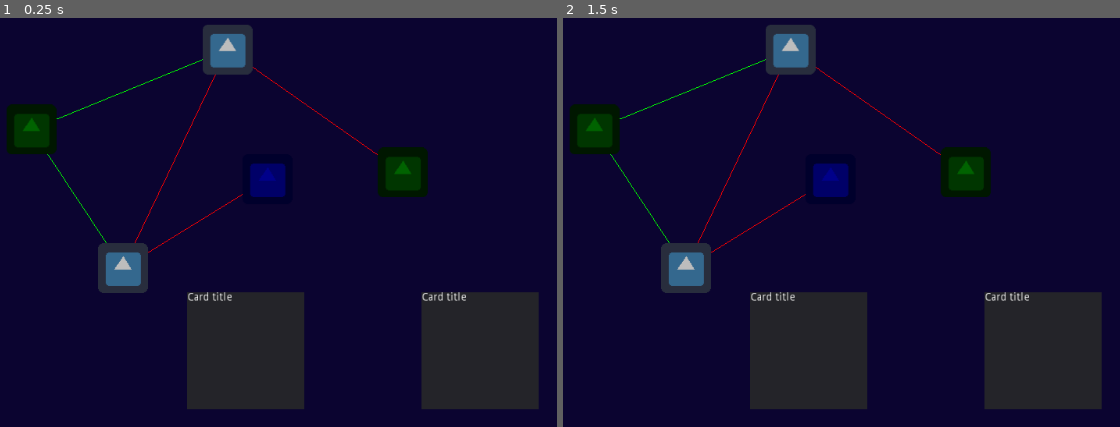
Above: before the commit, frames 1-2 (left to right).
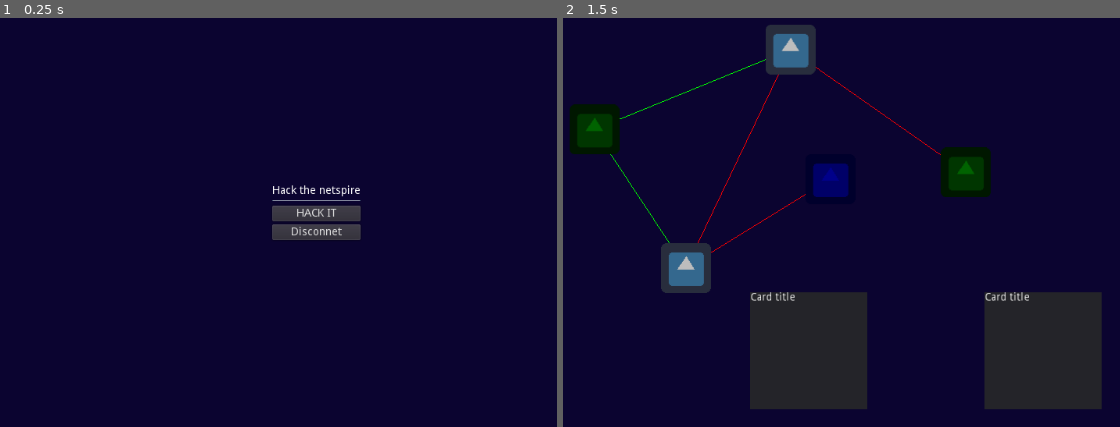
Above: after the commit, the same moments.

Repository: KerDelos/LD48
Game: Godot game, scene res://game/ui/title_page.tscn
Same seed, same stepped clock (60 frames per second), same inputs: the game is played once before the commit and once after it. Before the commit the project starts from res://game/main_scene.tscn. The engine's default icon, where the game draws it, is replaced by a stand-in: a white triangle on a blue panel in a dark square.
Inputs (mouse positions are in pixels of both pictures, inside the frame that each line leads up to):
- Up to frame 1 (0.25 s): no input
- Up to frame 2 (1.5 s): click (880, 214) at 0.5 s, where only the run after the commit has a clickable "HACK IT"; tap Enter at 1.25 s; move the mouse to (596, 128) at 1.27 s; click (596, 128) at 1.42 s

The runs differ from the first frame. In frame 1, 19% of the frame differs, in the area x 1-97%, y 1-96%; in frame 2, nothing differs.
Error before the commit: Invalid call. Nonexistent function 'unselect' in base 'Nil'. (res://game/gameplay/deck.gd:75)

Commit message:
basic menu flow

Diff:
--- a/godot/game/gameplay/deck.gd
+++ b/godot/game/gameplay/deck.gd
@@ -12,11 +12,18 @@
 
 var initial_hand_size = 2
 
+var initial_energy = 4
+var energy;
+
 # Called when the node enters the scene tree for the first time.
 func _ready():
 	shuffle_deck_into_draw_pile()
+	reset_energy()
 	init_hand()
 	spray_hand()
+
+func reset_energy():
+	energy = initial_energy;
 
 func shuffle_deck_into_draw_pile():
 	for card in deck:
@@ -72,6 +79,8 @@
 	floppy.select()
 
 func floppy_released(floppy):
+	if floppy == null:
+		return
 	floppy.unselect()
 	selected_flop = null
 	var netmap = $"../netmap"
@@ -79,3 +88,8 @@
 		if netmap.apply_flop_on_hovered_netn(floppy.stats) :
 			discard(floppy)
 			draw()
+			get_parent().check_for_end()
+
+func can_player_continue():
+	return !hand.empty() and energy > 0
+	#todo actually we should check if there is enough energy to play one of the remaining card
--- a/godot/game/gameplay/net_map.gd
+++ b/godot/game/gameplay/net_map.gd
@@ -3,9 +3,13 @@
 
 var hovered_netn = null
 
+var final_node = null
+
 
 func _ready():
 	for c in get_children():
+		if c.is_final_node:
+			final_node = c
 		c.connect("netn_hovered", self, "on_netn_hovered")
 		c.connect("netn_unhovered", self, "on_netn_unhovered")
 
@@ -21,3 +25,6 @@
 
 func apply_flop_on_hovered_netn(flop_stat):
 	return hovered_netn.receive_flop(flop_stat)
+
+func is_final_node_acquired():
+	return final_node.is_player_controlled
--- /dev/null
+++ b/godot/game/main_scene.gd
@@ -0,0 +1,16 @@
+extends Control
+
+var end_menu = preload("res://game/ui/end_menu.tscn")
+
+func _ready():
+	pass # Replace with function body.
+
+func check_for_end():
+	if $netmap.is_final_node_acquired() :
+		var menu = end_menu.instance()
+		add_child(menu)
+	elif !$deck.can_player_continue():
+		var menu = end_menu.instance()
+		add_child(menu)
+	else:
+		pass
--- a/godot/game/main_scene.tscn
+++ b/godot/game/main_scene.tscn
@@ -1,13 +1,15 @@
-[gd_scene load_steps=4 format=2]
+[gd_scene load_steps=5 format=2]
 
 [ext_resource path="res://game/gameplay/deck.tscn" type="PackedScene" id=1]
 [ext_resource path="res://game/gameplay/net_map.tscn" type="PackedScene" id=2]
 [ext_resource path="res://game/gameplay/floppys/flp_attack.tres" type="Resource" id=3]
+[ext_resource path="res://game/main_scene.gd" type="Script" id=4]
 
 [node name="Control" type="Control"]
 anchor_right = 1.0
 anchor_bottom = 1.0
 mouse_filter = 2
+script = ExtResource( 4 )
 __meta__ = {
 "_edit_use_anchors_": false
 }
--- /dev/null
+++ b/godot/game/ui/end_menu.gd
@@ -0,0 +1,24 @@
+extends Control
+
+
+# Declare member variables here. Examples:
+# var a = 2
+# var b = "text"
+
+
+# Called when the node enters the scene tree for the first time.
+func _ready():
+	pass # Replace with function body.
+
+
+# Called every frame. 'delta' is the elapsed time since the previous frame.
+#func _process(delta):
+#	pass
+
+
+func _on_ButtonRestart_pressed():
+	get_tree().change_scene("res://game/main_scene.tscn")
+
+
+func _on_ButtonReturn_pressed():
+	get_tree().change_scene("res://game/ui/title_page.tscn")
--- /dev/null
+++ b/godot/game/ui/end_menu.tscn
@@ -0,0 +1,72 @@
+[gd_scene load_steps=2 format=2]
+
+[ext_resource path="res://game/ui/end_menu.gd" type="Script" id=1]
+
+[node name="Control" type="Control"]
+anchor_right = 1.0
+anchor_bottom = 1.0
+script = ExtResource( 1 )
+__meta__ = {
+"_edit_use_anchors_": false
+}
+
+[node name="HBoxContainer" type="VBoxContainer" parent="."]
+anchor_left = 0.5
+anchor_top = 0.5
+anchor_right = 0.5
+anchor_bottom = 0.5
+margin_left = -20.0
+margin_top = -20.0
+margin_right = 20.0
+margin_bottom = 20.0
+__meta__ = {
+"_edit_use_anchors_": false
+}
+
+[node name="Label" type="Label" parent="HBoxContainer"]
+margin_right = 99.0
+margin_bottom = 14.0
+text = "Congratulations"
+__meta__ = {
+"_edit_use_anchors_": false
+}
+
+[node name="HSeparator2" type="HSeparator" parent="HBoxContainer"]
+margin_top = 18.0
+margin_right = 99.0
+margin_bottom = 22.0
+__meta__ = {
+"_edit_use_anchors_": false
+}
+
+[node name="Label2" type="Label" parent="HBoxContainer"]
+margin_top = 26.0
+margin_right = 99.0
+margin_bottom = 40.0
+text = "Stats"
+__meta__ = {
+"_edit_use_anchors_": false
+}
+
+[node name="HSeparator" type="HSeparator" parent="HBoxContainer"]
+margin_top = 44.0
+margin_right = 99.0
+margin_bottom = 48.0
+
+[node name="ButtonRestart" type="Button" parent="HBoxContainer"]
+margin_top = 52.0
+margin_right = 99.0
+margin_bottom = 72.0
+text = "Restart"
+
+[node name="ButtonReturn" type="Button" parent="HBoxContainer"]
+margin_top = 76.0
+margin_right = 99.0
+margin_bottom = 96.0
+text = "Main menu"
+__meta__ = {
+"_edit_use_anchors_": false
+}
+
+[connection signal="pressed" from="HBoxContainer/ButtonRestart" to="." method="_on_ButtonRestart_pressed"]
+[connection signal="pressed" from="HBoxContainer/ButtonReturn" to="." method="_on_ButtonReturn_pressed"]
--- /dev/null
+++ b/godot/game/ui/title_page.gd
@@ -0,0 +1,24 @@
+extends Control
+
+
+# Declare member variables here. Examples:
+# var a = 2
+# var b = "text"
+
+
+# Called when the node enters the scene tree for the first time.
+func _ready():
+	pass # Replace with function body.
+
+
+# Called every frame. 'delta' is the elapsed time since the previous frame.
+#func _process(delta):
+#	pass
+
+
+func _on_Play_Button_pressed():
+	get_tree().change_scene("res://game/main_scene.tscn")
+
+
+func _on_Exit_Button_pressed():
+	get_tree().quit()
--- /dev/null
+++ b/godot/game/ui/title_page.tscn
@@ -0,0 +1,59 @@
+[gd_scene load_steps=2 format=2]
+
+[ext_resource path="res://game/ui/title_page.gd" type="Script" id=1]
+
+[node name="Control" type="Control"]
+anchor_left = 0.5
+anchor_top = 0.5
+anchor_right = 0.5
+anchor_bottom = 0.5
+margin_left = -512.0
+margin_top = -300.0
+margin_right = 512.0
+margin_bottom = 300.0
+script = ExtResource( 1 )
+__meta__ = {
+"_edit_use_anchors_": false
+}
+
+[node name="HBoxContainer" type="VBoxContainer" parent="."]
+anchor_left = 0.5
+anchor_top = 0.5
+anchor_right = 0.5
+anchor_bottom = 0.5
+margin_left = -56.5
+margin_top = -20.0
+margin_right = 56.5
+margin_bottom = 20.0
+__meta__ = {
+"_edit_use_anchors_": false
+}
+
+[node name="Label" type="Label" parent="HBoxContainer"]
+margin_right = 113.0
+margin_bottom = 14.0
+text = "Hack the netspire"
+align = 1
+
+[node name="HSeparator" type="HSeparator" parent="HBoxContainer"]
+margin_top = 18.0
+margin_right = 113.0
+margin_bottom = 22.0
+
+[node name="Button" type="Button" parent="HBoxContainer"]
+margin_top = 26.0
+margin_right = 113.0
+margin_bottom = 46.0
+text = "HACK IT"
+
+[node name="Button2" type="Button" parent="HBoxContainer"]
+margin_top = 50.0
+margin_right = 113.0
+margin_bottom = 70.0
+text = "Disconnet"
+__meta__ = {
+"_edit_use_anchors_": false
+}
+
+[connection signal="pressed" from="HBoxContainer/Button" to="." method="_on_Play_Button_pressed"]
+[connection signal="pressed" from="HBoxContainer/Button2" to="." method="_on_Exit_Button_pressed"]
--- a/godot/project.godot
+++ b/godot/project.godot
@@ -21,7 +21,7 @@
 [application]
 
 config/name="LD48_Godot"
-run/main_scene="res://game/main_scene.tscn"
+run/main_scene="res://game/ui/title_page.tscn"
 config/icon="res://icon.png"
 
 [physics]
